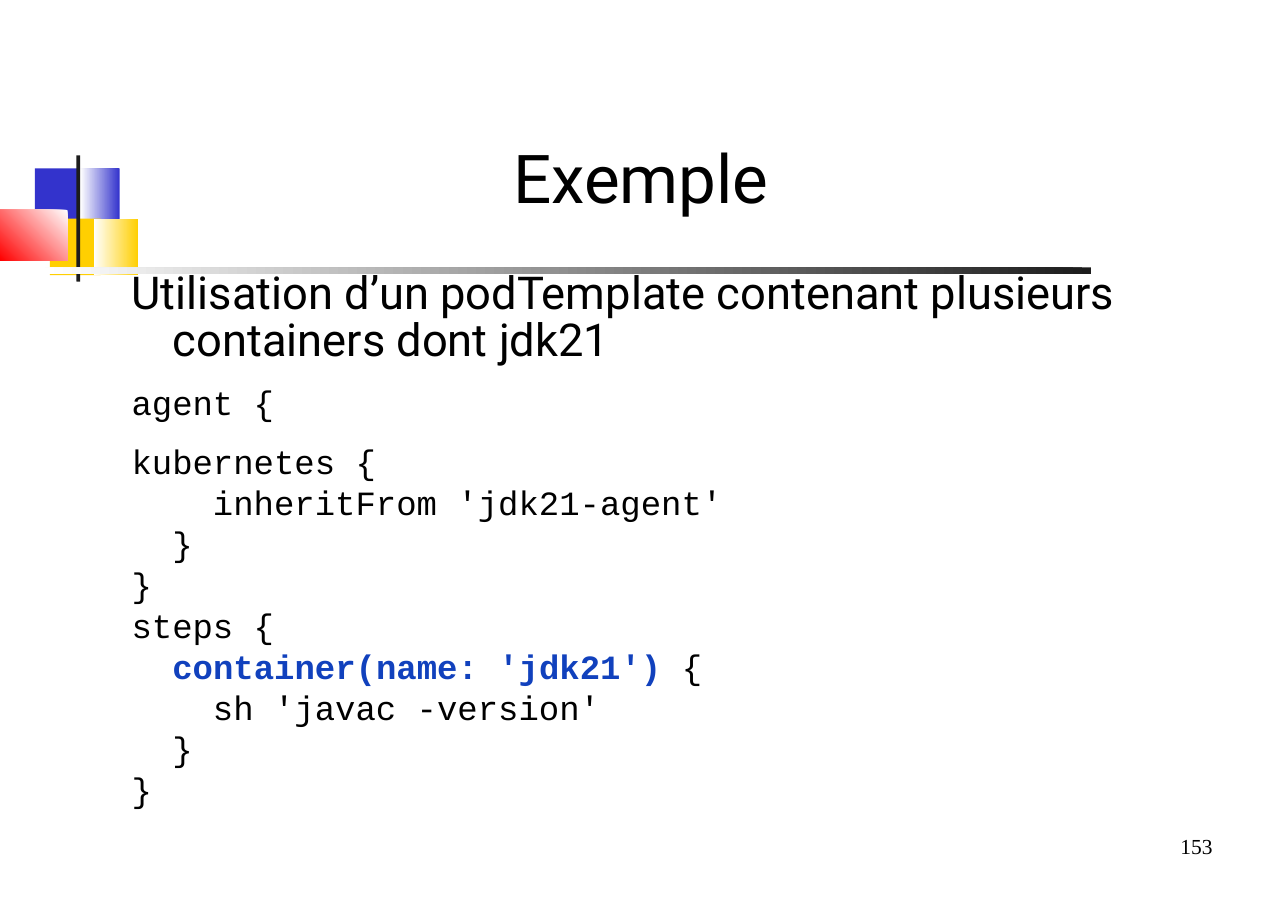
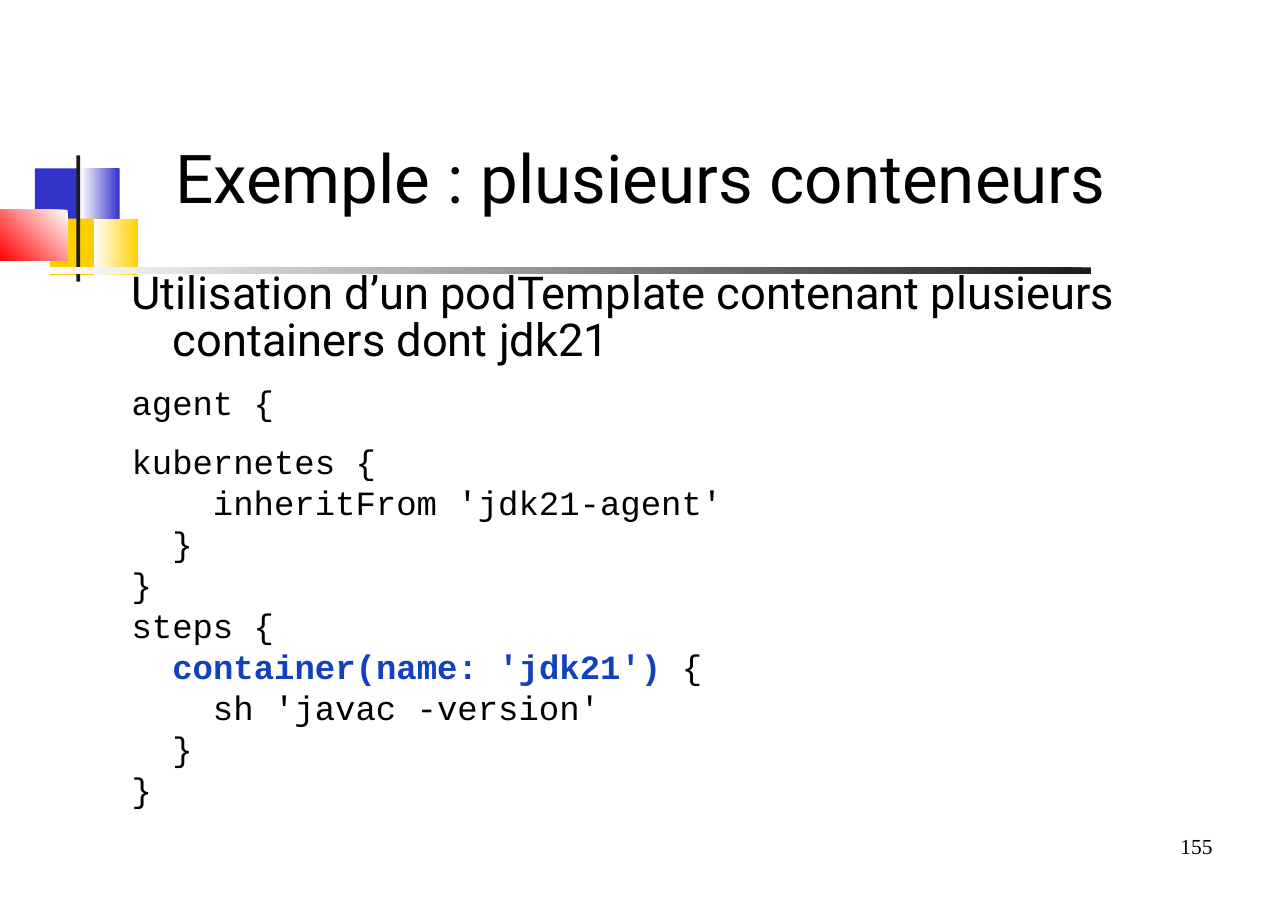
Before and after one commit to dthibau/jenkins, a slide deck: slide 155 of JenkinsPipeline.odp (slide 153 before the commit). Drawn at 1288x911 pixels with LibreOffice and Linux fonts; fonts in the diff are those of the drawing. Boxes give left, top, right and bottom in pixels: in the first picture for what was removed or moved away, otherwise in the second. Text is boxed around its words. In the diff, an @@ line names an element or a change of style, - is before the commit and + after.

```diff
--- a/JenkinsPipeline.odp
+++ b/JenkinsPipeline.odp
@@ title at <box>175,152,1106,217</box>: text changed @@
-Exemple
+Exemple : plusieurs conteneurs
@@ page number at <box>1180,840,1212,855</box>: text changed @@
-153
+155
```
Also in this commit, not shown: 8 other slides changed, 8 slides added, 1 slide removed, 1 other file.
